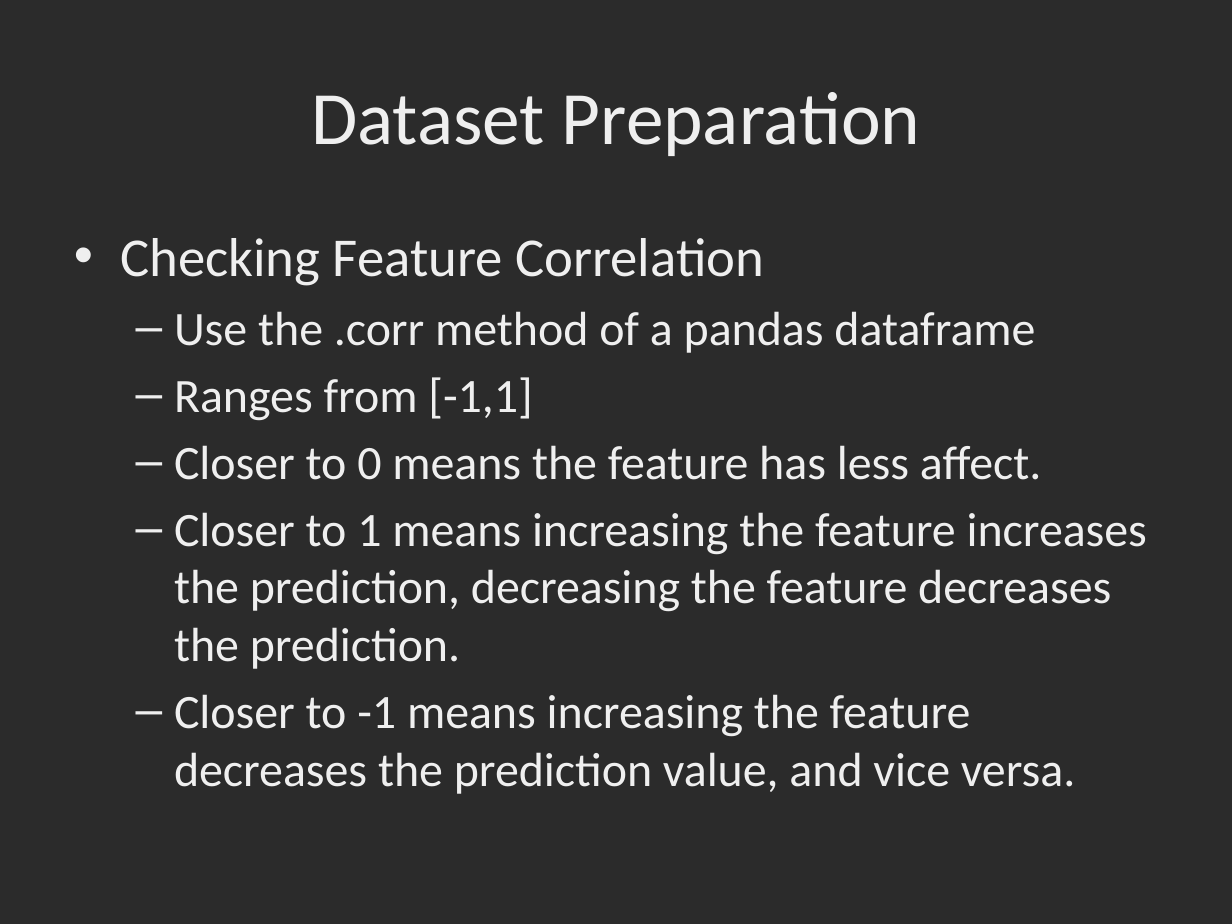
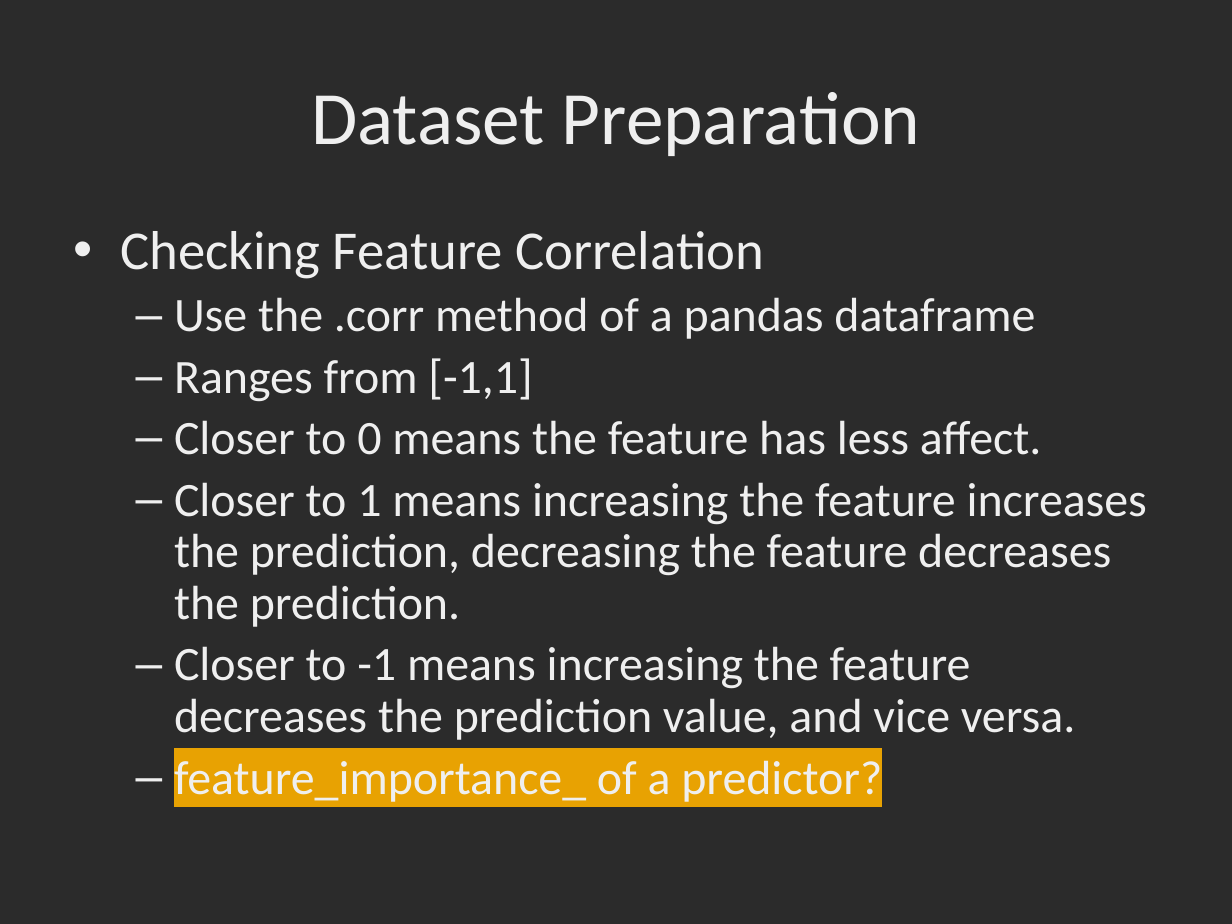
Before and after one commit to dbowmans46/PracticalProgramming, a slide deck: slide 164 of Session 7 - Python/Instructional Material/Session 7 - Python Brief Intro to Machine Learning with Scikit Learn.odp (slide 159 before the commit). Drawn at 1232x924 pixels with LibreOffice and Linux fonts; fonts in the diff are those of the drawing; background and template pictures are left out; a plain dark background stands for a picture behind light text. Boxes give left, top, right and bottom in pixels: in the first picture for what was removed or moved away, otherwise in the second. Text is boxed around its words. In the diff, an @@ line names an element or a change of style, - is before the commit and + after.

```diff
--- a/Session 7 - Python/Instructional Material/Session 7 - Python Brief Intro to Machine Learning with Scikit Learn.odp
+++ b/Session 7 - Python/Instructional Material/Session 7 - Python Brief Intro to Machine Learning with Scikit Learn.odp
@@ text at box(120, 231, 1147, 740): line spacing 1 to 0.9 @@
@@ text at box(174, 760, 882, 802): paragraph added @@
+  – feature_importance_ of a predictor?
```
Also in this commit, not shown: 5 other slides changed, 5 slides added, 1 other file.
